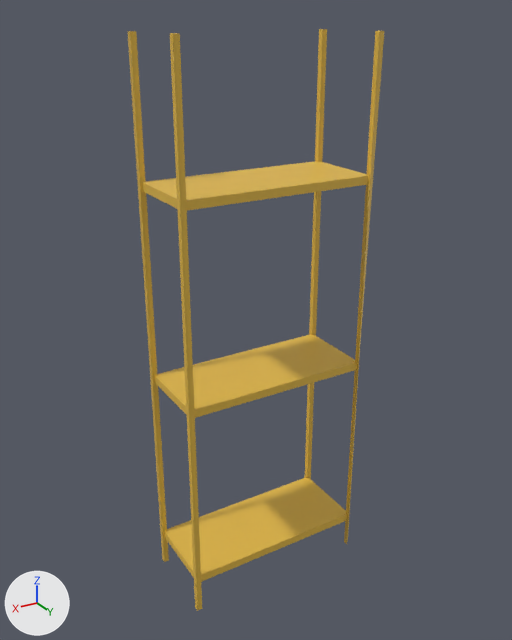
A saved change to the FBX model NGJ15/Assets/3DObjects/environment/shelfBig.fbx.
Before and after are seen from a 50 mm lens placed at (-1.592, 5.238, 0.794), pointed at (-2.801, 3.222, -0.213). Every picture has the same lights, and +X, +Y and +Z are marked at lower left. Where no turn or scale is listed for an object, it has been applied to the vertices.

In view in the first picture: 'shelfBig'.
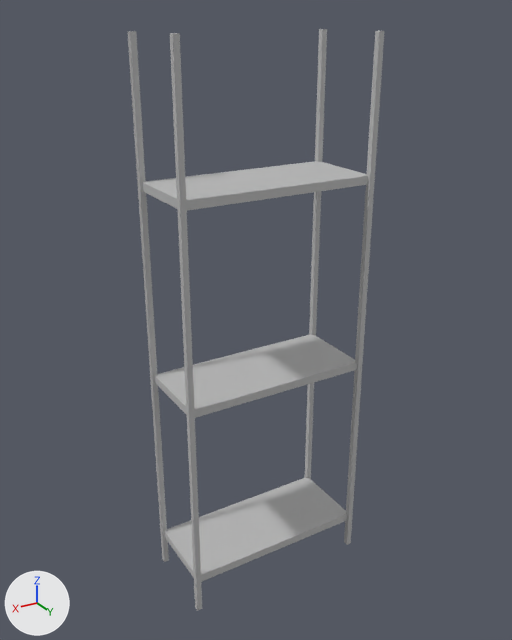
The newer file is also turned or shifted as a whole; pictures and numbers use the older file's frame.

The change in detail:
Material 'lambert1' (mat_lambert1) is new.
Its base color is (0.5, 0.5, 0.5) (grey #bcbcbc).
me_mesh is used by ob_shelfbig; location (-2.8, 3.24, -0.25).
me_mesh had 104 vertices, 42 faces and spanned x -0.36..0.36, y -0.16..0.16, z -1.0..1.0.
me_mesh now has 122 vertices, 42 faces and spans x -0.36..0.36, y -0.16..0.16, z -1.0..1.0.
Part 1, on me_mesh:
1 vertex is removed from x -0.35, y 0.15, z -0.21.
5 faces are deleted.
19 vertices are added at x -0.36..-0.34, y 0.14..0.16, z -1.0..0.55.
5 new faces join them.
me_mesh part 2: 37 faces spanning x -0.36..0.36, y -0.16..0.16, z -1.0..1.0 switch from mat_lambert2 (yellow #e1b745) to mat_lambert1 (grey #bcbcbc).

Location of each change, (x1, y1, x2, y2) in pixels of the pictures (512 x 640 px; the box of a moved part takes in the faces that stretch with it):
part 1 of me_mesh, moved or reshaped
    before: (344, 31, 384, 544)
    after: (344, 31, 384, 545)
part 2 of me_mesh, recoloured (yellow to grey)
    both: (127, 29, 368, 611)
